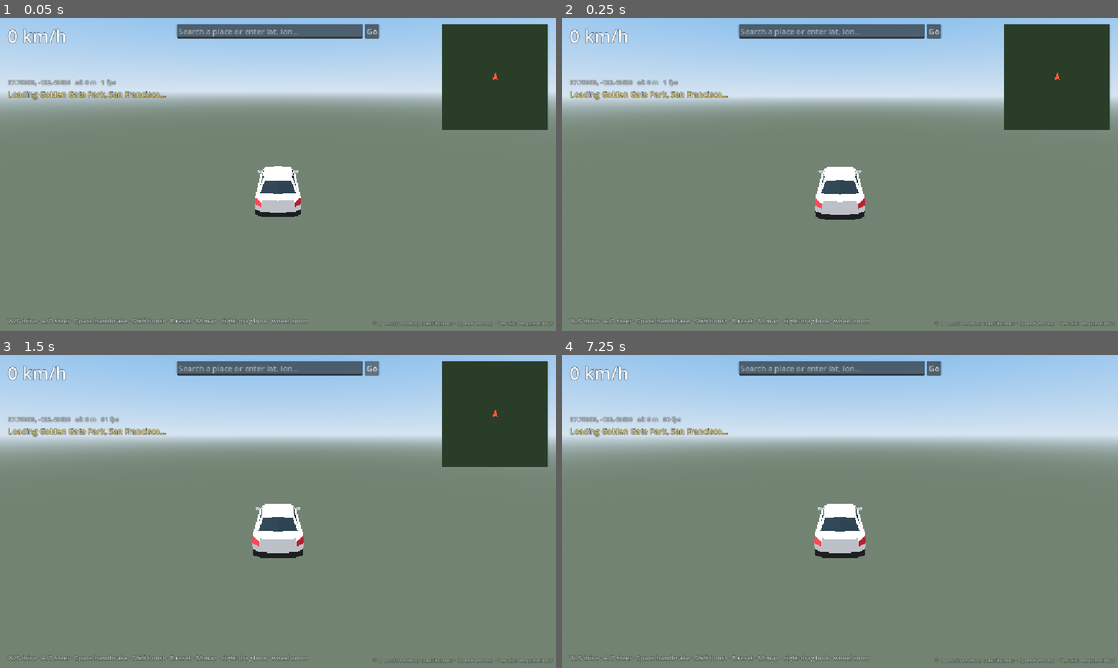
Above: before the commit, frames 1-4 (two rows, left to right).
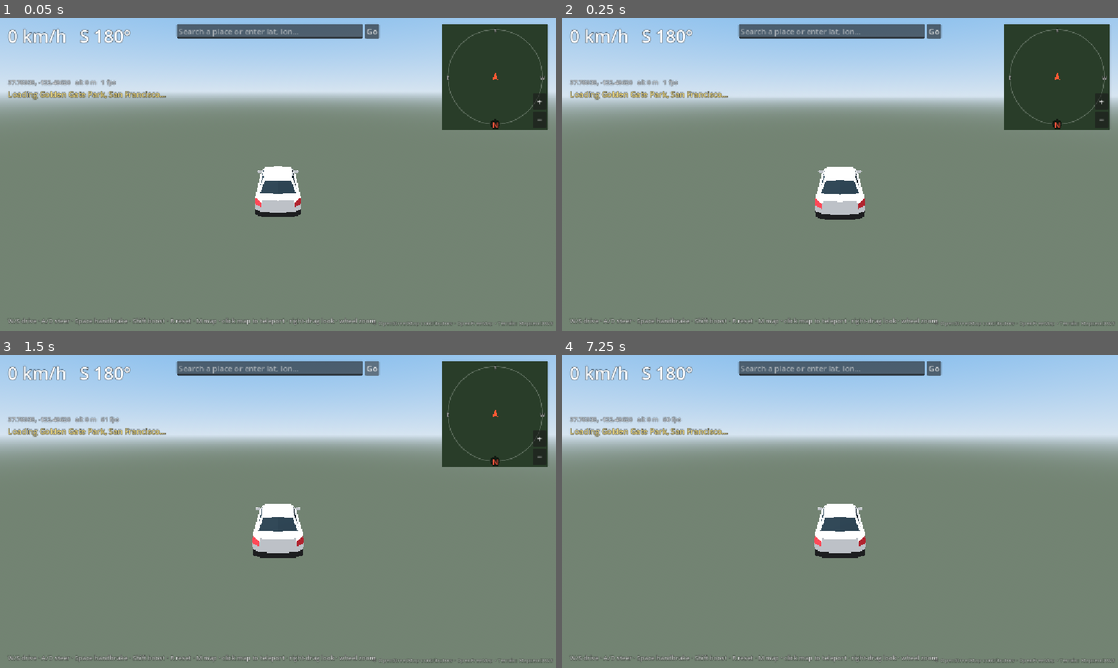
Above: after the commit, the same moments.

Repository: andrewmunro/roam
Game: Godot game, scene res://scenes/main.tscn
Same seed, same stepped clock (60 frames per second), same inputs: the game is played once before the commit and once after it.
Inputs (mouse positions are in pixels of both pictures, inside the frame that each line leads up to):
- Up to frame 1 (0.05 s): no input
- Up to frame 2 (0.25 s): no input
- Up to frame 3 (1.5 s): click "Go" (after the commit: "+") at 0.5 s; click "Go" at 1.25 s
- Up to frame 4 (7.25 s): click "Go" at 2 s; click "Go" (after the commit: "−") at 2.75 s; tap Enter at 3.5 s; move the mouse to (962, 495) at 3.52 s; hold D (steer_right) 3.53-4.25 s; hold Shift (boost) 3.53-4.25 s; click (962, 495) at 3.67 s; tap R (reset_car) every 0.75 s from 4.25 to 6.5 s; drag from (728, 527) to (812, 574) at 4.27 s; move the mouse to (895, 442) at 5.02 s; hold D (steer_right) 5.03-5.75 s; hold Shift (boost) 5.03-5.75 s; click (895, 442) at 5.17 s; drag from (812, 574) to (673, 464) at 5.77 s; move the mouse to (1006, 558) at 6.52 s; hold A (steer_left) from 6.53 s (still down); hold Shift (boost) from 6.53 s (still down); click (1006, 558) at 6.67 s; tap M (toggle_map) at 7.15 s

The runs differ from the first frame. In frame 1, 0.6% of the frame differs, in the area x 14-98%, y 3-98%; in frame 2, 0.6%; in frame 3, 0.6%; in frame 4, 0.4%.

Commit message:
Minimap compass, zoom and click-to-teleport
A compass ring on the minimap shows north (the map rotates with the car) and
the HUD shows the heading, e.g. NE 41°. +/- buttons and the mouse wheel zoom
the map from 150 m to 5 km. Clicking or tapping the map teleports to the
nearest road within 400 m of that point, keeping the current direction of
travel. run_world gains --map-click=dx,dy to test it.

Co-Authored-By: Claude Opus 5.5 <noreply@anthropic.com>

Diff:
--- a/scripts/main.gd
+++ b/scripts/main.gd
@@ -18,6 +18,9 @@
 	car.streamer = streamer
 	streamer.chunk_ready.connect(_on_chunk_ready)
 	hud.teleport_requested.connect(teleport)
+	hud.road_teleport_requested.connect(func(target: Vector3) -> void:
+		if not _spawn_pending and not _place_on_road(target, car.global_transform.basis.z, 0.0, 400.0):
+			hud.set_status("No road there yet"))
 	teleport(start_lat, start_lon, start_label)
 
 
@@ -57,9 +60,11 @@
 		_place_on_road(car.global_position, Vector3.BACK)
 
 
-## Moves the car to the closest drivable road (bigger roads preferred), or onto the
-## terrain if there are no roads nearby.
-func _place_on_road(near: Vector3, fallback_dir: Vector3) -> void:
+## Moves the car to the closest drivable road (bigger roads preferred by `rank_bonus`
+## metres per rank), or onto the terrain if there are no roads nearby. With
+## `max_dist` set, only roads within that distance count and false is returned
+## (car untouched) if there are none.
+func _place_on_road(near: Vector3, fallback_dir: Vector3, rank_bonus := 15.0, max_dist := INF) -> bool:
 	var best_score := INF
 	var best_pos := Vector3.ZERO
 	var best_dir := fallback_dir
@@ -72,11 +77,16 @@
 				var pts: PackedVector3Array = road.pts
 				for k in range(1, pts.size() - 1):
 					var p := pts[k] + c.position
-					var score: float = Vector2(p.x - near.x, p.z - near.z).length() - road.rank * 15.0
+					var dist := Vector2(p.x - near.x, p.z - near.z).length()
+					if dist > max_dist:
+						continue
+					var score: float = dist - road.rank * rank_bonus
 					if score < best_score:
 						best_score = score
 						best_pos = p
 						best_dir = pts[k + 1] - pts[k - 1]
+	if best_score == INF and max_dist < INF:
+		return false
 	if best_score == INF:
 		var hit := get_world_3d().direct_space_state.intersect_ray(PhysicsRayQueryParameters3D.create(
 			Vector3(near.x, 9000, near.z), Vector3(near.x, -1000, near.z)))
@@ -85,3 +95,4 @@
 	if best_dir.dot(fallback_dir) < 0.0 and fallback_dir != Vector3.BACK:
 		best_dir = -best_dir
 	car.place(best_pos + Vector3.UP * 0.6, best_dir)
+	return true
--- a/scripts/ui/hud.gd
+++ b/scripts/ui/hud.gd
@@ -3,12 +3,15 @@
 ## Built in code; switches to a compact layout on narrow (portrait) screens.
 
 signal teleport_requested(lat: float, lon: float, label: String)
+signal road_teleport_requested(global_pos: Vector3)  ## minimap click: nearest road to here
 
 const NOMINATIM := "https://nominatim.openstreetmap.org/search?format=jsonv2&limit=6&q=%s"
 const MINIMAP_SIZE := 220
 const MINIMAP_SIZE_NARROW := 150
 const NARROW_WIDTH := 1000.0  # canvas units below which the compact layout is used
-const MINIMAP_SPAN := 700.0  # metres shown across
+const MINIMAP_SPAN := 700.0  # default metres shown across
+const MINIMAP_SPAN_MIN := 150.0
+const MINIMAP_SPAN_MAX := 5000.0  # roughly the loaded area
 
 @export var car: Car
 @export var streamer: WorldStreamer
@@ -29,6 +32,8 @@
 var _minimap_panel: Control
 var _minimap_view: SubViewportContainer
 var _minimap_marker: Polygon2D
+var _minimap_overlay: MinimapOverlay
+var _minimap_span := MINIMAP_SPAN
 var _help: Label
 var _touch: TouchControls
 var _last_search_msec := -10000
@@ -118,12 +123,18 @@
 	marker.color = Color(1, 0.35, 0.2)
 	_minimap_marker = marker
 	svc.add_child(marker)
+	_minimap_overlay = MinimapOverlay.new()
+	_minimap_overlay.zoom_requested.connect(func(f: float) -> void:
+		_minimap_span = clampf(_minimap_span * f, MINIMAP_SPAN_MIN, MINIMAP_SPAN_MAX)
+		_minimap_cam.size = _minimap_span)
+	_minimap_overlay.map_clicked.connect(_on_map_clicked)
+	panel.add_child(_minimap_overlay)
 
 
 func _build_help() -> void:
 	var help := _label(13)
 	_help = help
-	help.text = "W/S drive · A/D steer · Space handbrake · Shift boost · R reset · M map · right-drag look · wheel zoom"
+	help.text = "W/S drive · A/D steer · Space handbrake · Shift boost · R reset · M map · click map to teleport · right-drag look · wheel zoom"
 	help.modulate = Color(1, 1, 1, 0.75)
 	help.set_anchors_and_offsets_preset(Control.PRESET_BOTTOM_LEFT)
 	help.position = Vector2(16, -30)
@@ -218,7 +229,9 @@
 			if not s.is_empty() and not parts.has(s):
 				parts.append(s)
 		_area_label.text = " · ".join(parts)
-	_speed_label.text = "%d km/h" % roundi(absf(car.speed_kmh()))
+	var heading := _heading()
+	_minimap_overlay.heading = heading
+	_speed_label.text = "%d km/h   %s" % [roundi(absf(car.speed_kmh())), MinimapOverlay.heading_text(heading)]
 	var ll := Geo.local_to_latlon(car.global_position)
 	_info_label.text = "%.5f, %.5f   alt %d m   %d fps" % [ll.x, ll.y, roundi(car.global_position.y),
 		Engine.get_frames_per_second()]
@@ -230,6 +243,23 @@
 			fwd = fwd.normalized()
 			var basis := Basis(fwd.cross(Vector3.UP), fwd, Vector3.UP)
 			_minimap_cam.global_transform = Transform3D(basis, xf.origin + Vector3.UP * 1500.0)
+
+
+## Car heading in radians, clockwise from north (local -z is north, +x east).
+func _heading() -> float:
+	var f := car.get_global_transform_interpolated().basis.z
+	return atan2(f.x, -f.z)
+
+
+## Minimap pixel offset (screen axes, from centre) -> world position. The map is
+## drawn with the car's heading up and `_minimap_span` metres across.
+func _on_map_clicked(offset: Vector2) -> void:
+	var xf := car.get_global_transform_interpolated()
+	var fwd := Vector3(xf.basis.z.x, 0.0, xf.basis.z.z).normalized()
+	var right := fwd.cross(Vector3.UP)
+	var metres_per_px := _minimap_span / _minimap_view.size.y
+	var target := xf.origin + (right * offset.x - fwd * offset.y) * metres_per_px
+	road_teleport_requested.emit(target)
 
 
 func _on_search(text: String) -> void:
--- /dev/null
+++ b/scripts/ui/minimap_overlay.gd
@@ -0,0 +1,88 @@
+class_name MinimapOverlay
+extends Control
+## Drawn over the minimap: a compass ring with a north marker (the map rotates with the
+## car, so north moves round the edge), zoom buttons, and click/tap-to-teleport.
+
+signal zoom_requested(factor: float)  ## <1 zooms in, >1 zooms out
+signal map_clicked(offset: Vector2)  ## pixels from the map centre, screen axes
+
+## Car heading in radians, clockwise from north.
+var heading := 0.0:
+	set(value):
+		heading = value
+		queue_redraw()
+
+var _press_pos := Vector2.INF
+
+
+func _ready() -> void:
+	mouse_filter = Control.MOUSE_FILTER_STOP
+	set_anchors_preset(Control.PRESET_FULL_RECT)
+	var buttons := VBoxContainer.new()
+	buttons.set_anchors_and_offsets_preset(Control.PRESET_BOTTOM_RIGHT)
+	buttons.grow_horizontal = Control.GROW_DIRECTION_BEGIN
+	buttons.grow_vertical = Control.GROW_DIRECTION_BEGIN
+	buttons.offset_right = -4
+	buttons.offset_bottom = -4
+	buttons.add_theme_constant_override("separation", 4)
+	add_child(buttons)
+	for spec: Array in [["+", 0.6], ["−", 1.0 / 0.6]]:
+		var b := Button.new()
+		b.text = spec[0]
+		b.custom_minimum_size = Vector2(28, 28)
+		b.focus_mode = Control.FOCUS_NONE
+		b.add_theme_font_size_override("font_size", 18)
+		var factor: float = spec[1]
+		b.pressed.connect(func() -> void: zoom_requested.emit(factor))
+		buttons.add_child(b)
+	tooltip_text = "Click the map to teleport to the nearest road"
+
+
+func _gui_input(event: InputEvent) -> void:
+	if event is InputEventMouseButton:
+		match event.button_index:
+			MOUSE_BUTTON_WHEEL_UP:
+				if event.pressed:
+					zoom_requested.emit(0.85)
+				accept_event()
+			MOUSE_BUTTON_WHEEL_DOWN:
+				if event.pressed:
+					zoom_requested.emit(1.0 / 0.85)
+				accept_event()
+			MOUSE_BUTTON_LEFT:
+				# A click is a press and release in (nearly) the same place.
+				if event.pressed:
+					_press_pos = event.position
+				elif _press_pos != Vector2.INF and event.position.distance_to(_press_pos) < 12.0:
+					map_clicked.emit(event.position - size * 0.5)
+					_press_pos = Vector2.INF
+				accept_event()
+
+
+func _draw() -> void:
+	var centre := size * 0.5
+	var r := minf(size.x, size.y) * 0.5 - 12.0
+	draw_arc(centre, r, 0.0, TAU, 64, Color(1, 1, 1, 0.25), 1.5, true)
+	# Screen "up" is the car's heading, so north sits at -heading round the ring.
+	var font := get_theme_default_font()
+	for i in 4:
+		var a := -heading + i * PI / 2.0
+		var dir := Vector2(sin(a), -cos(a))
+		var p := centre + dir * r
+		var label: String = ["N", "E", "S", "W"][i]
+		var colour := Color(1, 0.35, 0.25) if i == 0 else Color(1, 1, 1, 0.8)
+		var fs := 15 if i == 0 else 11
+		if i == 0:
+			draw_circle(p, 10.0, Color(0, 0, 0, 0.55))
+		var text_size := font.get_string_size(label, HORIZONTAL_ALIGNMENT_LEFT, -1, fs)
+		draw_string_outline(font, p + Vector2(-text_size.x * 0.5, text_size.y * 0.35), label,
+			HORIZONTAL_ALIGNMENT_LEFT, -1, fs, 3, Color(0, 0, 0, 0.8))
+		draw_string(font, p + Vector2(-text_size.x * 0.5, text_size.y * 0.35), label,
+			HORIZONTAL_ALIGNMENT_LEFT, -1, fs, colour)
+
+
+## "NE 47°" for a heading in radians clockwise from north.
+static func heading_text(h: float) -> String:
+	var deg := fposmod(rad_to_deg(h), 360.0)
+	var names := ["N", "NE", "E", "SE", "S", "SW", "W", "NW"]
+	return "%s %d°" % [names[roundi(deg / 45.0) % 8], roundi(deg) % 360]
--- a/tests/run_world.gd
+++ b/tests/run_world.gd
@@ -15,6 +15,7 @@
 var _topdown := 0.0
 var _look_around := false
 var _look_tunnel := false
+var _map_click := Vector2.INF  # --map-click=dx,dy: simulated minimap click (pixels from centre)
 var _tunnel_drive := 0  # 0 off, 1 waiting, 2 driving
 var _checked := false
 var _rebase_test := false
@@ -47,6 +48,9 @@
 			_drive_after = a.substr(14).to_float()
 		elif a == "--tunnel-drive":
 			_tunnel_drive = 1
+		elif a.begins_with("--map-click="):
+			var v := a.substr(12).split(",")
+			_map_click = Vector2(v[0].to_float(), v[1].to_float())
 		elif a == "--look-tunnel":
 			_look_tunnel = true
 		elif a == "--look-around":
@@ -87,6 +91,16 @@
 		_start_tunnel_drive(car)
 	if _tunnel_drive == 2:
 		Input.action_press("accelerate", 0.6)
+	if _map_click != Vector2.INF and not car.freeze and _t > 5.0:
+		var hud: Node = _main.get_node("HUD")
+		var before := car.global_position
+		var fwd := car.global_transform.basis.z
+		hud._on_map_clicked(_map_click)
+		var after := car.global_position
+		var rel := after - before
+		print("map click %s: moved %.0f m (%.0f m ahead, %.0f m right), heading %s" % [_map_click, Vector2(rel.x, rel.z).length(),
+			rel.dot(fwd), rel.dot(fwd.cross(Vector3.UP)), MinimapOverlay.heading_text(hud._heading())])
+		_map_click = Vector2.INF
 	if _rebase_test:
 		_run_rebase_test(car)
 	if not car.freeze and not _checked and _t > 3.0:
Not shown, added: scripts/ui/minimap_overlay.gd.uid
